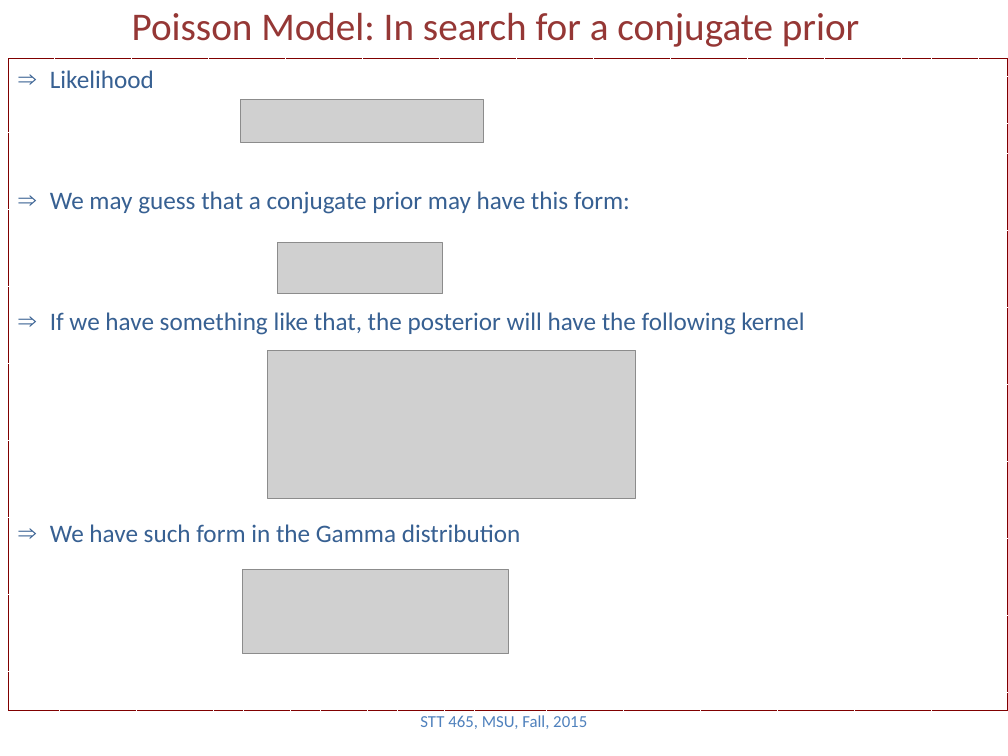
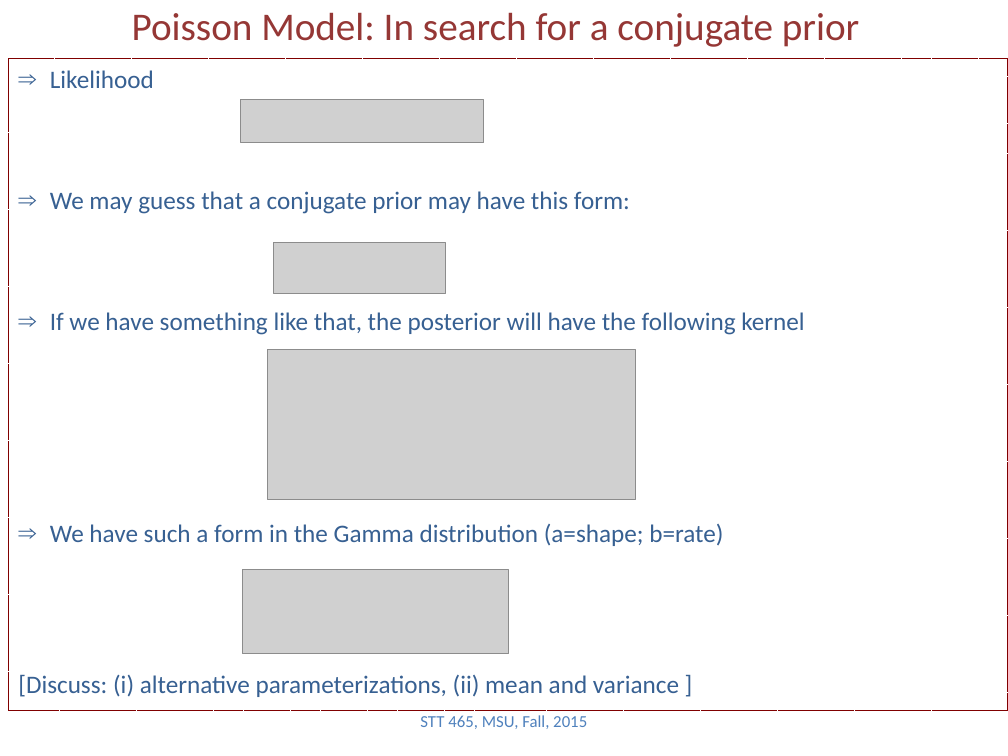
Before and after one commit to Boukos/STT465, a slide deck: slide 7 of STT465_3.pptx. Drawn at 1008x756 pixels with LibreOffice and Linux fonts; fonts in the diff are those of the drawing; grey boxes stand for pictures. Boxes give left, top, right and bottom in pixels: in the first picture for what was removed or moved away, otherwise in the second. Text is boxed around its words. In the diff, an @@ line names an element or a change of style, - is before the commit and + after.

```diff
--- a/STT465_3.pptx
+++ b/STT465_3.pptx
@@ text in rectangle at [18,524,723,697]: text changed @@
-⇒ We have such form in the Gamma distribution
+⇒ We have such a form in the Gamma distribution (a=shape; b=rate)
+[Discuss: (i) alternative parameterizations, (ii) mean and variance ]
```
Also in this commit, not shown: 2 other slides changed, 2 slides added, 1 other file.
